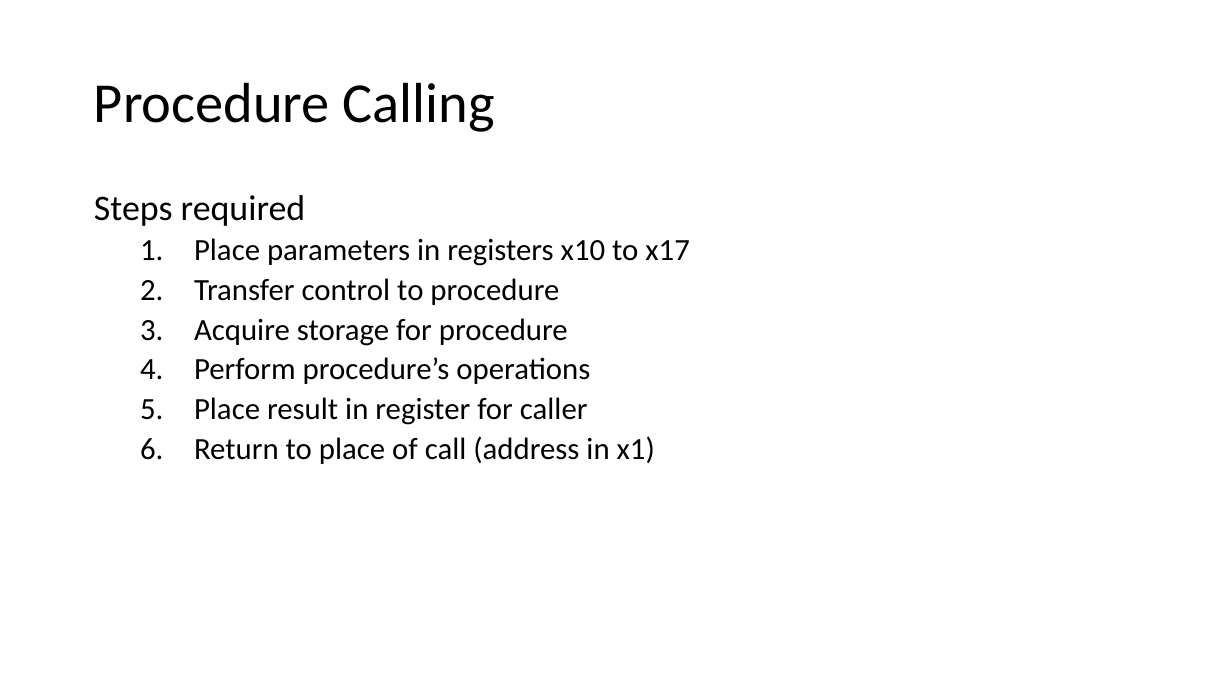
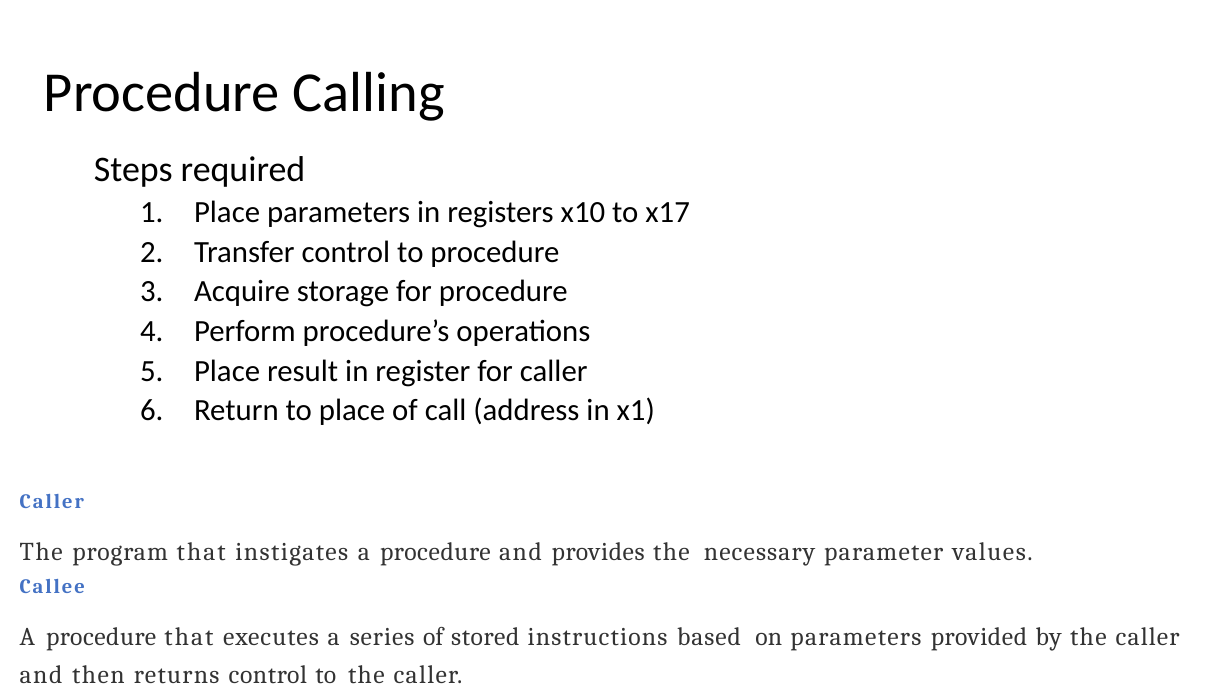
Before and after one commit to PG-DESD/CDAC_Sharing_Data, a slide deck: slide 60 of Microprocessor/TheoryLectures/RISC-V_Theory.pptx (slide 64 before the commit). Drawn at 1232x693 pixels with LibreOffice and Linux fonts; fonts in the diff are those of the drawing. Boxes give left, top, right and bottom in pixels: in the first picture for what was removed or moved away, otherwise in the second. Text is boxed around its words. In the diff, an @@ line names an element or a change of style, - is before the commit and + after.

```diff
--- a/Microprocessor/TheoryLectures/RISC-V_Theory.pptx
+++ b/Microprocessor/TheoryLectures/RISC-V_Theory.pptx
@@ title "Procedure Calling": place and size @@
-title "Procedure Calling" at box(94, 82, 495, 132)
+title "Procedure Calling" at box(44, 71, 445, 121)
@@ text "Steps required": place and size @@
-text "Steps required" at box(94, 195, 690, 464)
+text "Steps required" at box(94, 156, 690, 425)
@@ text added at box(20, 494, 1180, 684), 20 pt, text #333333 @@
+Caller
+The program that instigates a procedure and provides the necessary parameter values.
+Callee
+A procedure that executes a series of stored instructions based on parameters provided by the caller and then returns control to the caller.
```
Also in this commit, not shown: 23 other slides changed, 4 slides removed.
